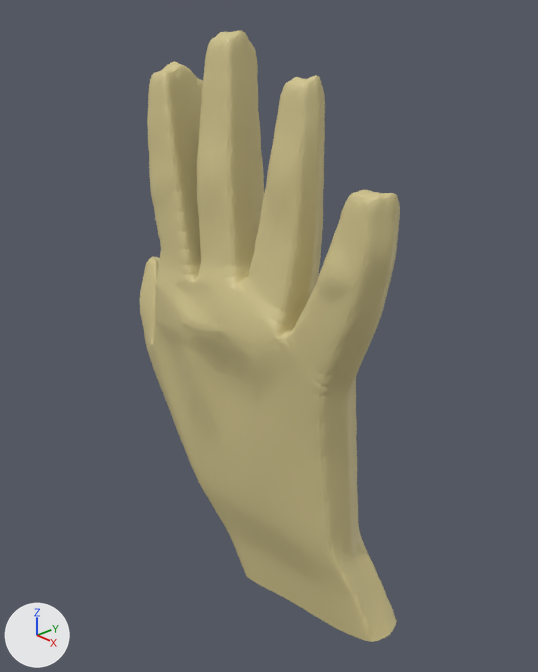
Two versions of the Blender file models/Hand/hand_sub2_triang_texture.blend, one commit apart.
The view is the same before and after, from a camera (50 mm lens) standing at (4.29, -3.9, 3.17) and looking at (0.0, 0.0, 0.62). Arrows for +X, +Y and +Z are at lower left; the lights stay in place.

The scene before the commit, as lines of its bpy script (objects in view):
```python
mat_material = principled_material('Material')
mat_material.base_color = (0.646, 0.556, 0.267)  # beige #d2c58d
me_cube = bpy.data.meshes.new('Cube')
me_cube.from_pydata(...)  # 735 vertices, 1428 faces, 2 loose edges; spans x -1.71..1.51, y -0.55..0.23, z -1.95..3.03
me_cube.materials.append(mat_material)  # beige #d2c58d
ob_hand = bpy.data.objects.new('Hand', me_cube)
ob_hand.location = (0.0, 0.0, 0.0)
_m = ob_hand.modifiers.new('Subdivision', 'SUBSURF')
```
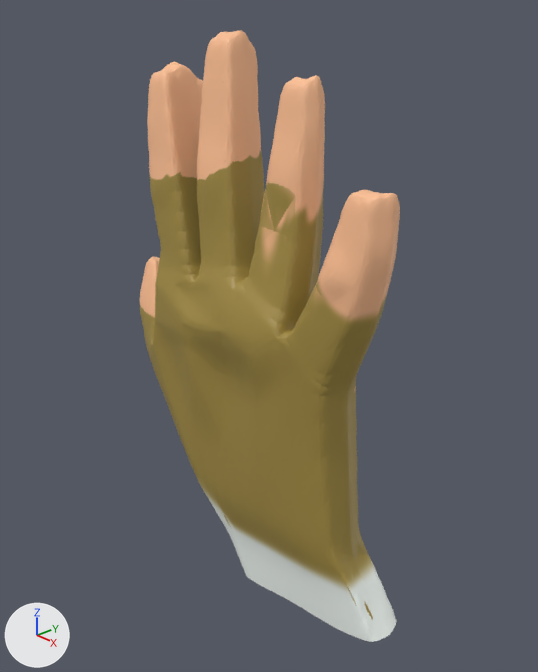
What differs and where, as boxes (x1, y1, x2, y2) in the pictures (538 x 672 px):
```json
{"object": "Hand", "change": "surface changed", "before": [140, 30, 400, 642], "after": [140, 30, 400, 642], "on screen": "beige to yellow"}
```

Scene script edits in JSON lines:
```json
{"op": "add", "block": "img_hand_base_color", "code": ["img_hand_base_color = load_image('Hand Base Color', 'base_texture.png', 1024, 1024, 'sRGB')"]}
{"op": "remove", "block": "mat_material", "code": "mat_material.base_color = (0.646, 0.556, 0.267)  # beige #d2c58d"}
{"op": "add", "block": "mat_material", "code": "mat_material.texture = img_hand_base_color"}
```
